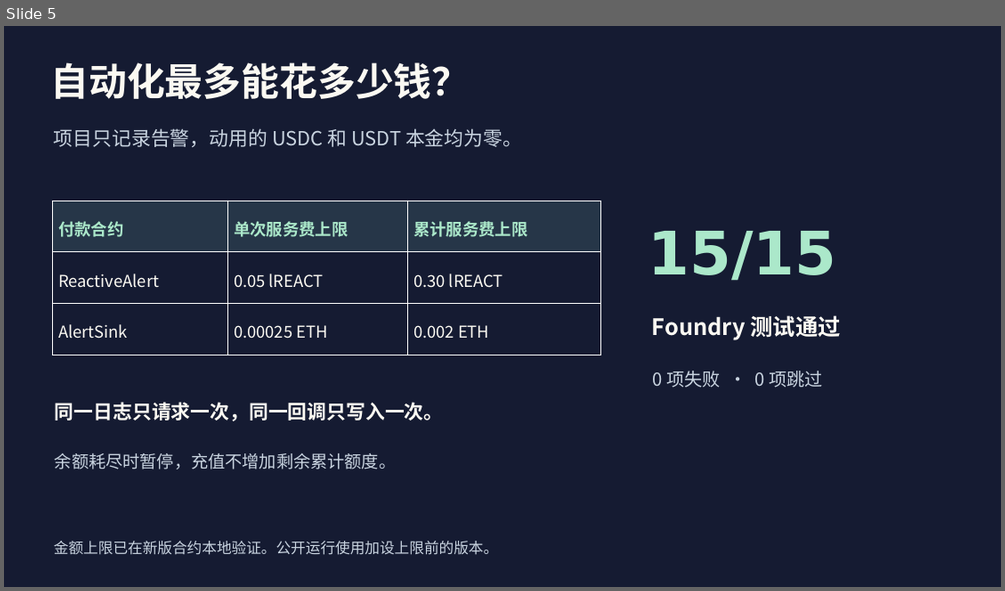
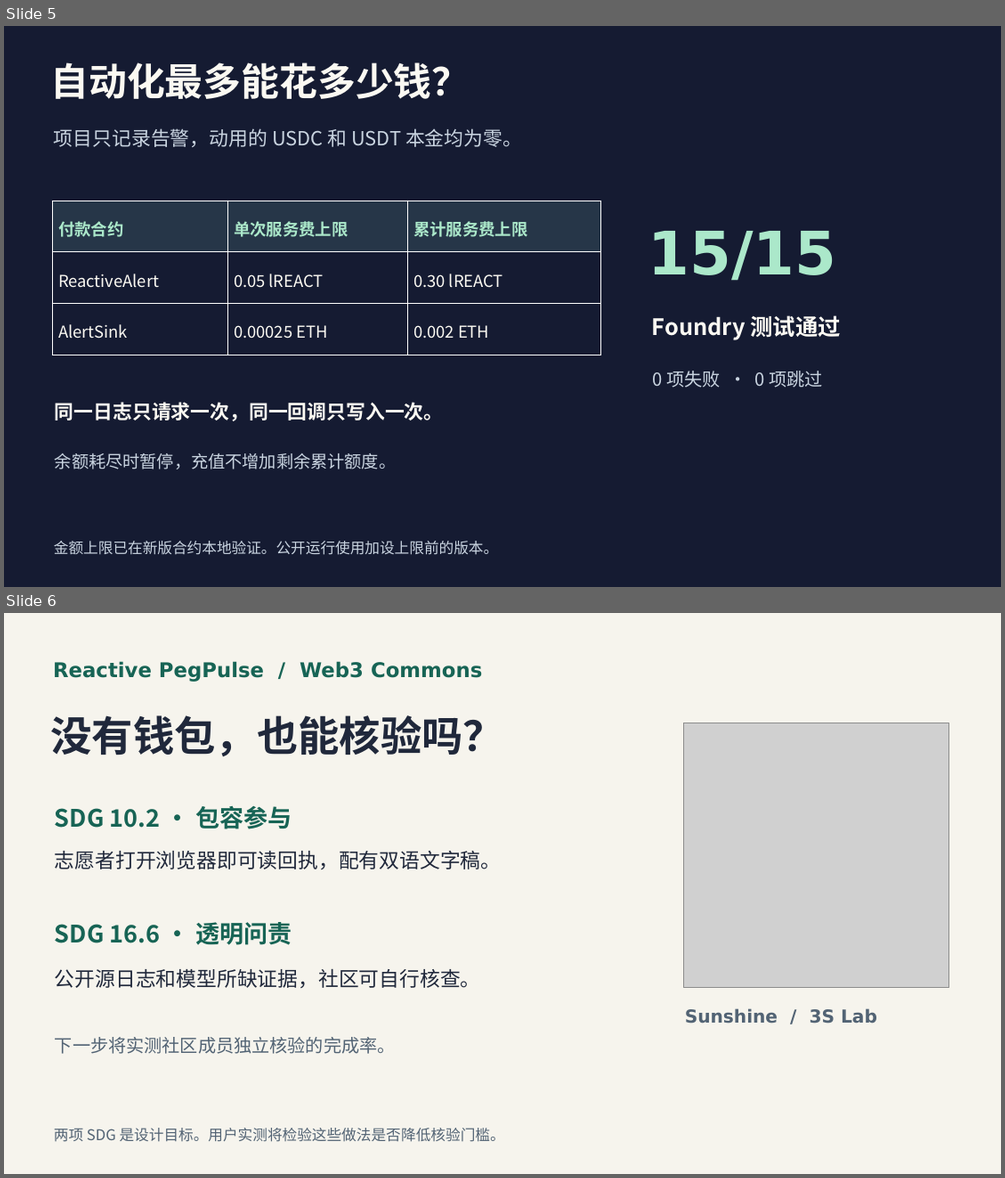
Before and after one commit to sunshineluyao/reactive-builder-camp-2026, a slide deck: track3/demo-day/Stablecoin-Alerts-Demo-Day.pptx. Shown one above the other, each under a label of ours: slide 5 before the commit, slides 5 and 6 after it. The pictures are 1005x591 and 1005x1178 pixels, drawn with LibreOffice and Linux fonts; fonts in the diff are those of the drawing; grey boxes stand for pictures. Boxes give left, top, right and bottom in pixels: in the first picture for what was removed or moved away, otherwise in the second. Text is boxed around its words. In the diff, an @@ line names an element or a change of style, - is before the commit and + after.

Commit message:
Publish Reactive PegPulse as Sunshine and clarify the role of oracles

```diff
--- a/track3/demo-day/Stablecoin-Alerts-Demo-Day.pptx
+++ b/track3/demo-day/Stablecoin-Alerts-Demo-Day.pptx
@@ slide 6 added at [4,613,1001,1174], background #F6F4ED @@
@@ text added at [53,661,482,682], 19.5 pt, text #176455, bold @@
+Reactive PegPulse / Web3 Commons
@@ text added at [50,715,504,756], 39.8 pt, text #20283B, bold @@
+没有钱包，也能核验吗？
@@ picture added at [684,723,948,988] @@
@@ text added at [55,806,291,829], 23.2 pt, text #176455, bold @@
+SDG 10.2 · 包容参与
@@ text added at [55,851,502,869], 19.5 pt, text #20283B @@
+志愿者打开浏览器即可读回执，配有双语文字稿。
@@ text added at [55,922,291,945], 23.2 pt, text #176455, bold @@
+SDG 16.6 · 透明问责
@@ text added at [55,969,481,988], 19.5 pt, text #20283B @@
+公开源日志和模型所缺证据，社区可自行核查。
@@ text added at [685,1008,877,1023], 17.2 pt, text #526374, bold @@
+Sunshine / 3S Lab
@@ text added at [55,1037,396,1054], 17.2 pt, text #526374 @@
+下一步将实测社区成员独立核验的完成率。
@@ text added at [54,1127,505,1142], 14.2 pt, text #526374 @@
+两项 SDG 是设计目标。用户实测将检验这些做法是否降低核验门槛。
```
Also in this commit, not shown: 7 slides changed, 1 slide removed, 21 other files.
